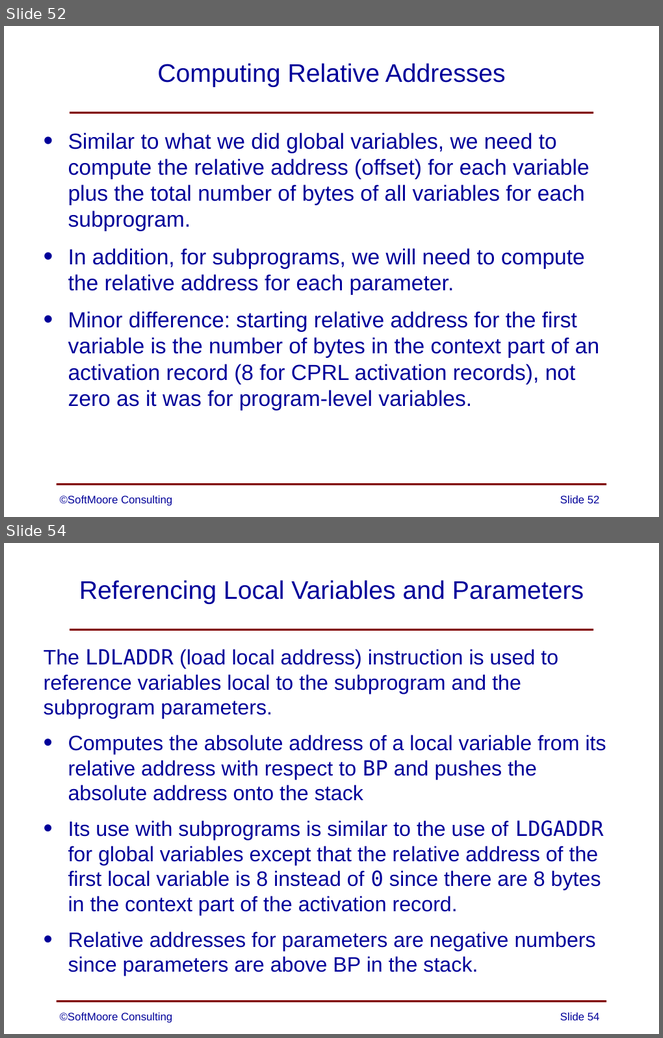
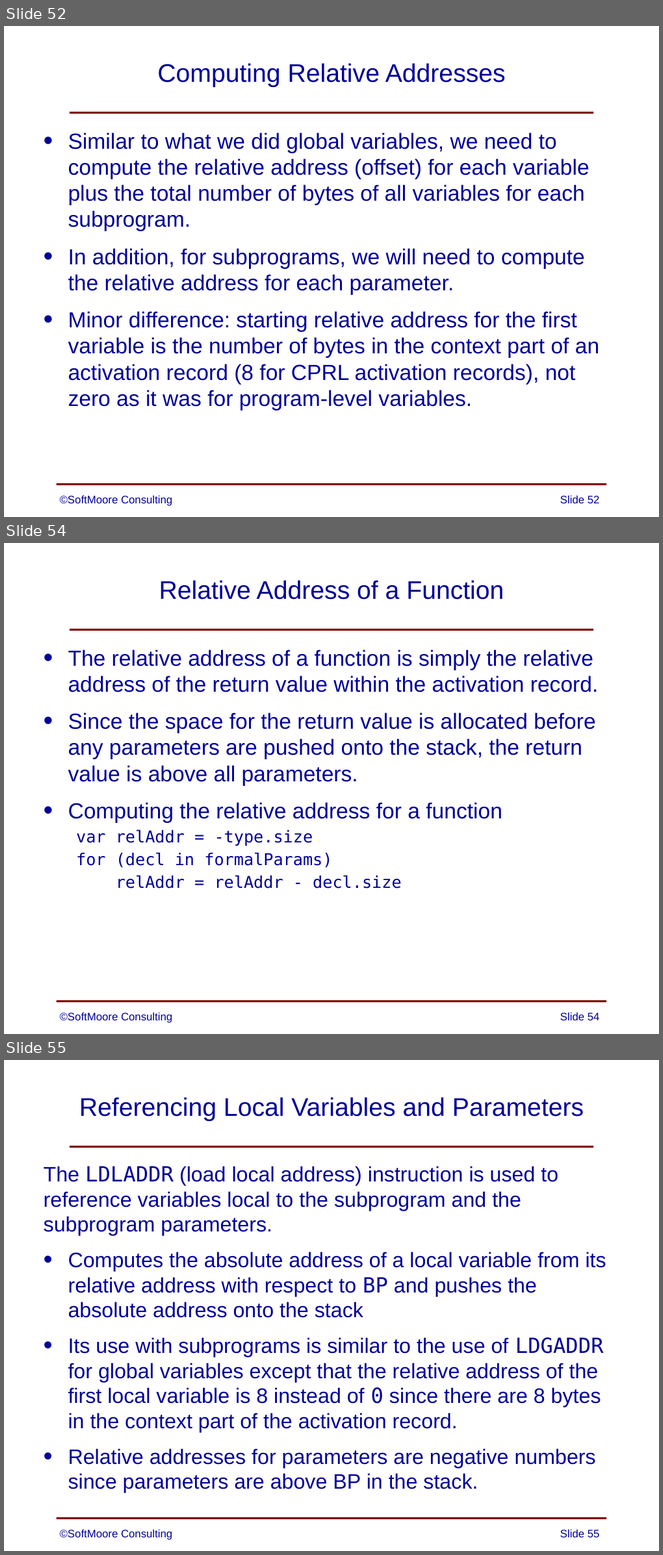
Before and after one commit to SoftMoore/CPRL-Kt-2nd, a slide deck: PowerPoints/13 - Subprograms.pptx. Shown one above the other, each under a label of ours: slides 52 and 54 before the commit, slides 52, 54 and 55 after it; the slides between them are not shown. The pictures are 663x1038 and 663x1555 pixels, drawn with LibreOffice and Linux fonts; fonts in the diff are those of the drawing. Boxes give left, top, right and bottom in pixels: in the first picture for what was removed or moved away, otherwise in the second. Text is boxed around its words. In the diff, an @@ line names an element or a change of style, - is before the commit and + after.

Commit message:
added new slide on the relative address of a function

```diff
--- a/PowerPoints/13 - Subprograms.pptx
+++ b/PowerPoints/13 - Subprograms.pptx
@@ slide 54 added at box(4, 543, 659, 1034), background #FFFFFF; not listed: 2 template elements that a slide beside it also shows @@
@@ title added at box(159, 580, 504, 600), 28 pt, text #000099 @@
+Relative Address of a Function
@@ text added at box(68, 650, 599, 889), 24 pt, text #000099 @@
+• The relative address of a function is simply the relative address of the return value within the activation record.
+• Since the space for the return value is allocated before any parameters are pushed onto the stack, the return value is above all parameters.
+• Computing the relative address for a function
+  var relAddr = -type.size
+  for (decl in formalParams)
+  relAddr = relAddr - decl.size
@@ text added at box(60, 1013, 172, 1023), 12 pt, text #000099 @@
+©SoftMoore Consulting
@@ page number added at box(560, 1013, 600, 1021), 12 pt, text #000099 @@
+Slide 54
@@ what was slide 54 is now slide 55 @@
@@ page number at box(560, 1530, 600, 1538): text changed @@
-Slide 54
+Slide 55
```
Also in this commit, not shown: 9 slides changed.
